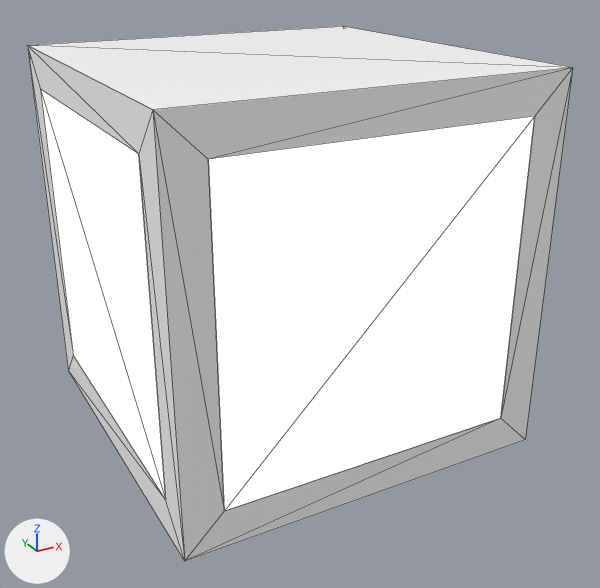
The COLLADA model models/cube_B/meshes/cube_B.dae, before and after one commit.
Both versions are drawn from a 50 mm lens placed at (-0.0489, -0.095, 0.0644), pointed at (0.0013, -0.0038, 0.0188). Arrows for +X, +Y and +Z are at lower left; the lights stay in place. Mesh edges are drawn as thin lines. Where no turn or scale is listed for an object, it has been applied to the vertices.

Names of what the first picture shows: 'instance_0', 'instance_0.001', 'instance_0.002', 'instance_0.003'.
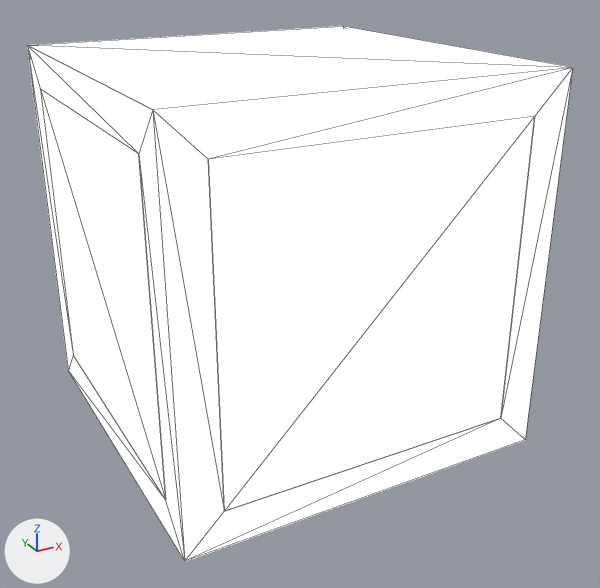
Pixel boxes [x1, y1, x2, y2] of what changed, in the pictures (600 x 588 px):
'instance_0', surface changed: [27, 26, 573, 561] in both
'instance_0.002', surface changed: [27, 46, 185, 561] in both

Diff of the bpy script that builds the scene:
```diff
--- a/models/cube_B/meshes/cube_B.dae.py
+++ b/models/cube_B/meshes/cube_B.dae.py
@@ mat_material_3_001 @@
 mat_material_3_001.base_color = (0.996, 0.996, 0.996)  # white #ffffff
+mat_material_3_001.emission_strength = 1.0
@@ mat_material_001 @@
 mat_material_001.base_color = (1.0, 1.0, 1.0)  # white #ffffff
+mat_material_001.emission_strength = 1.0
```
